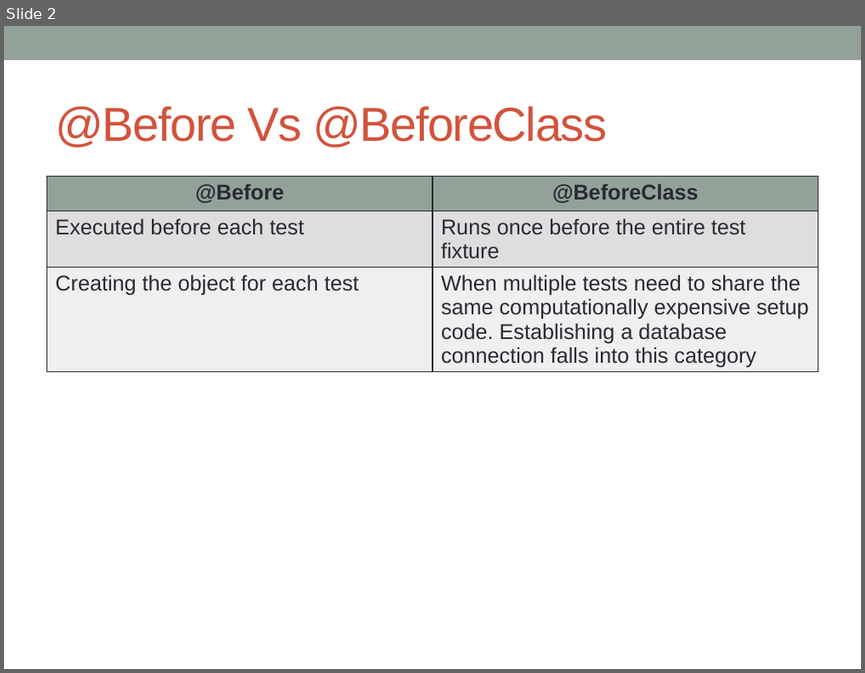
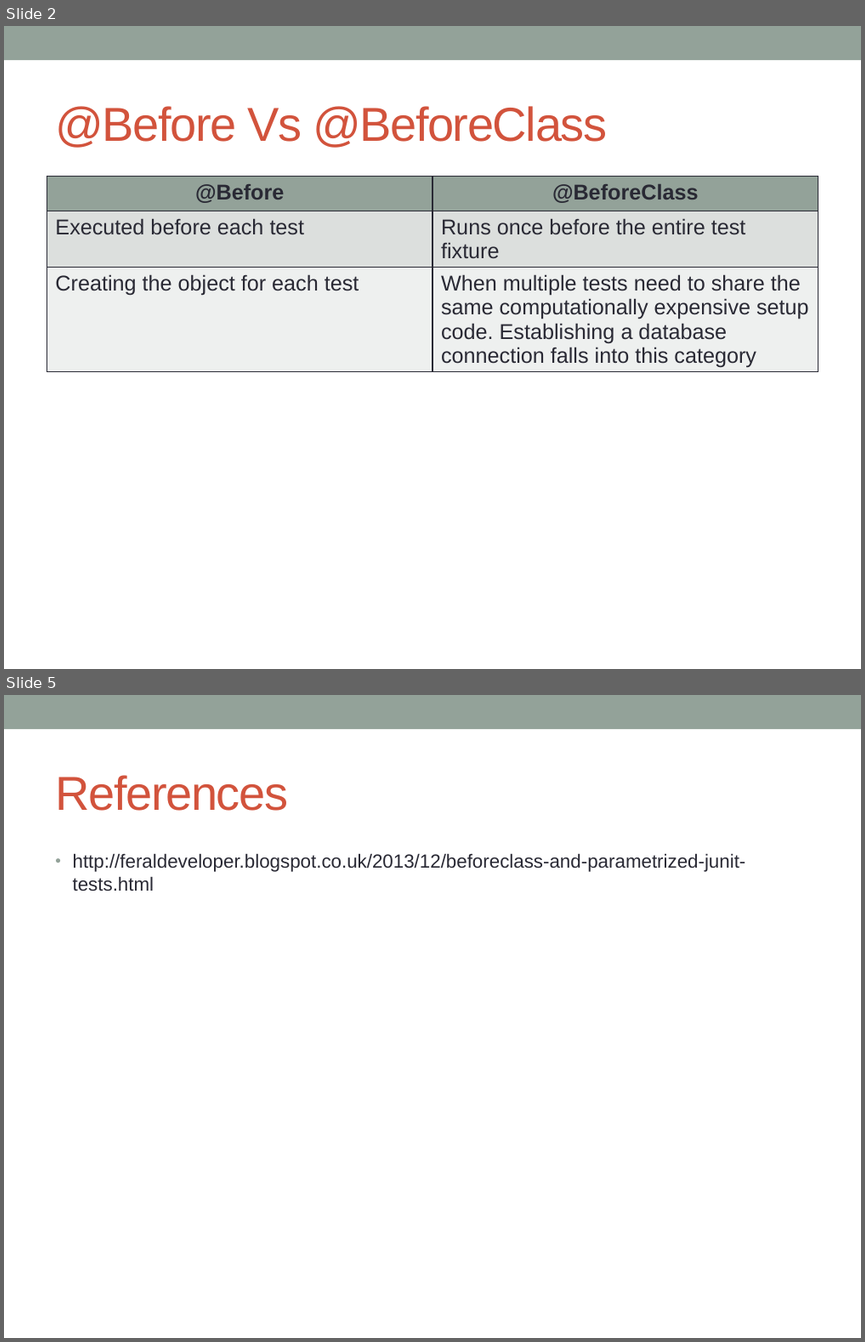
Before and after one commit to notionquest/ProjectDocumentation, a slide deck: Junit.pptx. Shown one above the other, each under a label of ours: slide 2 before the commit, slides 2 and 5 after it; the slides between them are not shown. The pictures are 865x673 and 865x1342 pixels, drawn with LibreOffice and Linux fonts; fonts in the diff are those of the drawing. Boxes give left, top, right and bottom in pixels: in the first picture for what was removed or moved away, otherwise in the second. Text is boxed around its words. In the diff, an @@ line names an element or a change of style, - is before the commit and + after.

```diff
--- a/Junit.pptx
+++ b/Junit.pptx
@@ slide 5 added at (x1=4, y1=695, x2=861, y2=1338), background #FFFFFF; not listed: 1 template element that a slide beside it also shows @@
@@ title added at (x1=55, y1=775, x2=288, y2=811), 40 pt, text #D2533C @@
+References
@@ text added at (x1=73, y1=853, x2=746, y2=891), 16 pt, text #292934 @@
+• http://feraldeveloper.blogspot.co.uk/2013/12/beforeclass-and-parametrized-junit-tests.html
```
Also in this commit, not shown: 2 other slides added, 1 slide removed.
